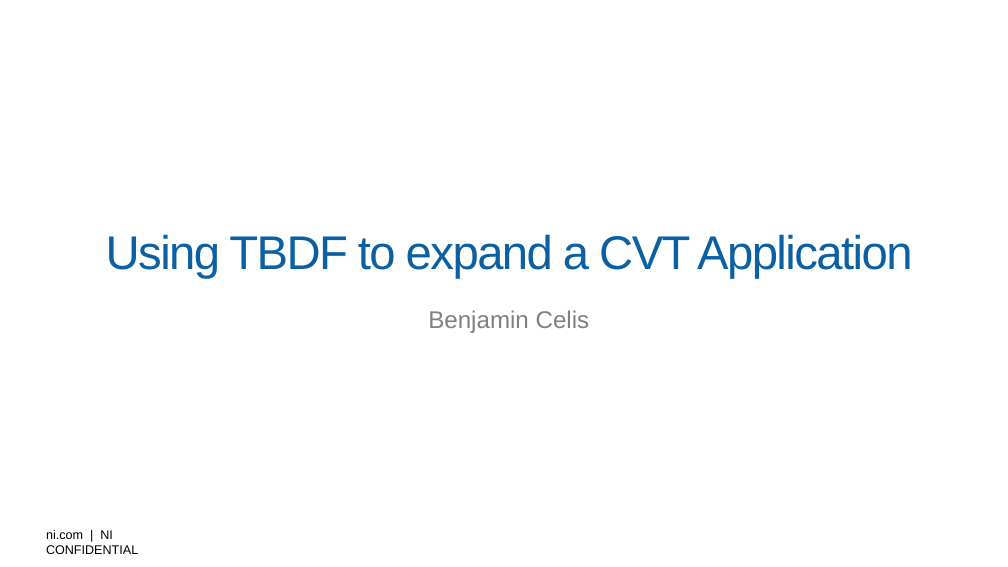
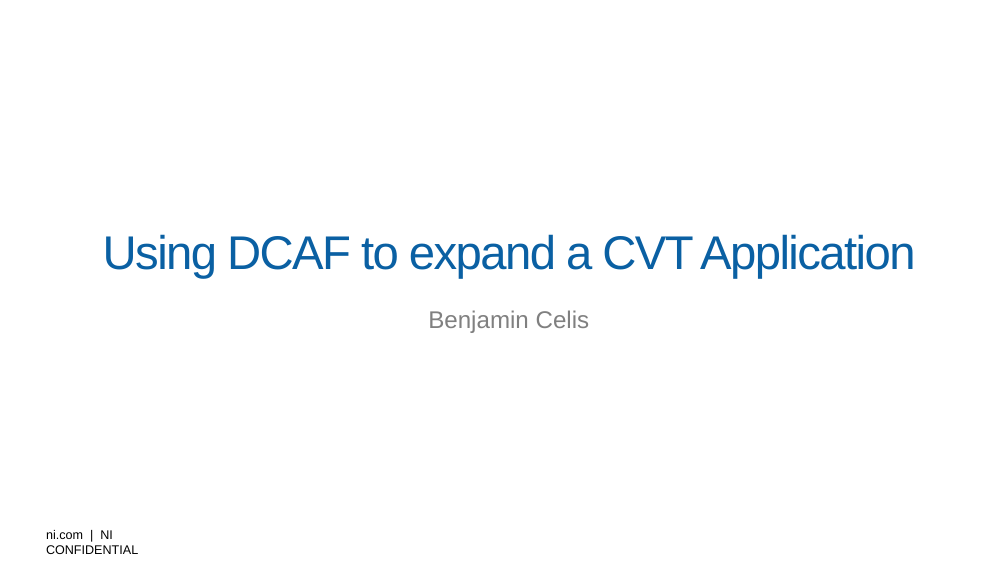
Before and after one commit to LabVIEW-DCAF/Documentation, a slide deck: slide 1 of Trunk/Getting Started Material/Using TBDF to expand a CVT Application.pptx. Drawn at 1008x567 pixels with LibreOffice and Linux fonts; fonts in the diff are those of the drawing; background and template pictures are left out. Boxes give left, top, right and bottom in pixels: in the first picture for what was removed or moved away, otherwise in the second. Text is boxed around its words. In the diff, an @@ line names an element or a change of style, - is before the commit and + after.

```diff
--- a/Trunk/Getting Started Material/Using TBDF to expand a CVT Application.pptx
+++ b/Trunk/Getting Started Material/Using TBDF to expand a CVT Application.pptx
@@ title at (103,234,915,279): text changed @@
-Using TBDF to expand a CVT Application
+Using DCAF to expand a CVT Application
```
Also in this commit, not shown: 1 other file.
